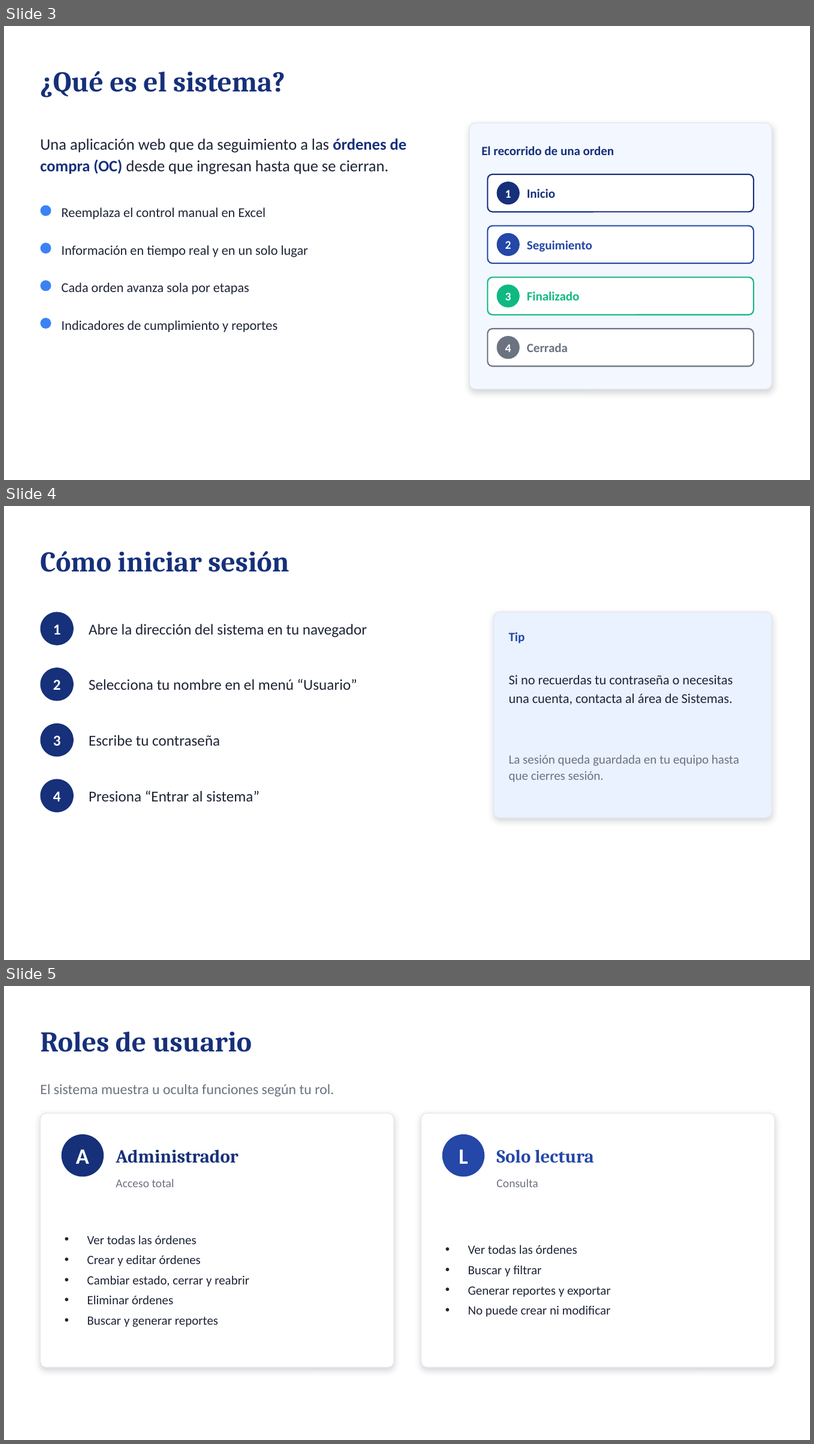
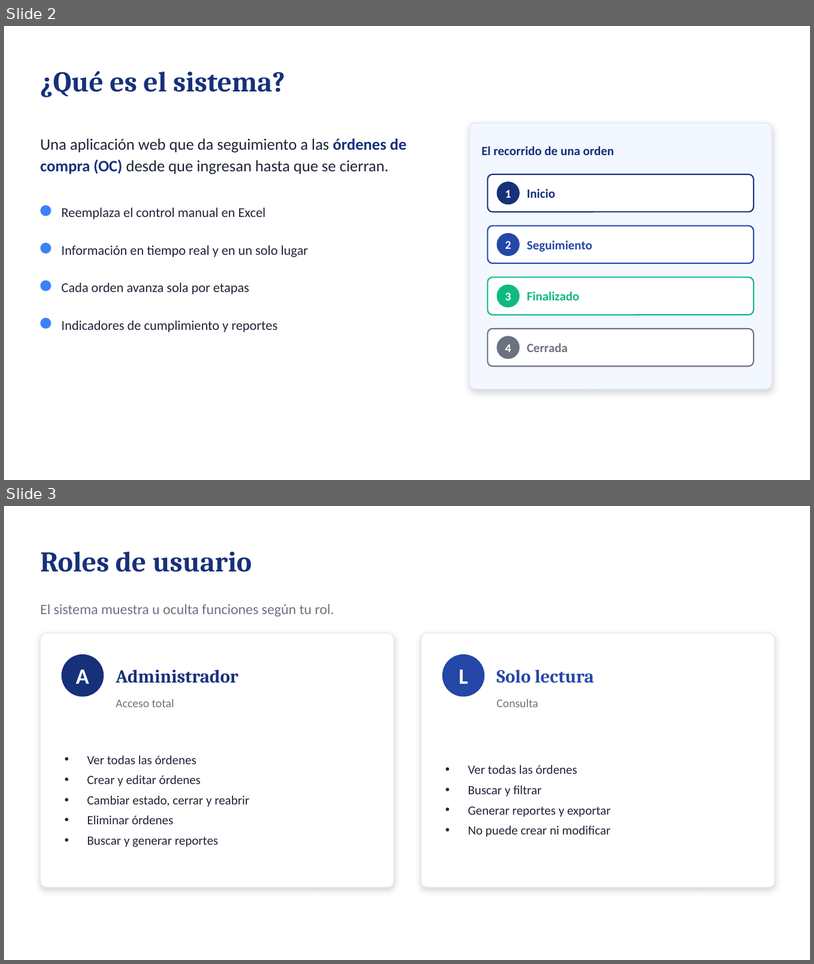
Before and after one commit to carlossbel/OC-Compras, a slide deck: Presentacion Capacitacion - BLOOBIT OC.pptx. Shown one above the other, each under a label of ours: slides 3, 4 and 5 before the commit, slides 2 and 3 after it. The pictures are 814x1444 and 814x964 pixels, drawn with LibreOffice and Linux fonts; fonts in the diff are those of the drawing. Boxes give left, top, right and bottom in pixels: in the first picture for what was removed or moved away, otherwise in the second. Text is boxed around its words. In the diff, an @@ line names an element or a change of style, - is before the commit and + after.

```diff
--- a/Presentacion Capacitacion - BLOOBIT OC.pptx
+++ b/Presentacion Capacitacion - BLOOBIT OC.pptx
@@ slide 4 removed at (4, 506, 810, 960), background #FFFFFF @@
@@ text removed at (40, 551, 289, 572) @@
-Cómo iniciar sesión
@@ ellipse removed at (40, 612, 74, 645) @@
@@ rounded rectangle removed at (494, 612, 772, 817) @@
@@ text removed at (53, 624, 61, 634) @@
-1
@@ text removed at (89, 624, 367, 637) @@
-Abre la dirección del sistema en tu navegador
@@ text removed at (509, 632, 525, 643) @@
-Tip
@@ ellipse removed at (40, 667, 74, 701) @@
@@ text removed at (53, 679, 61, 690) @@
-2
@@ text removed at (89, 679, 357, 690) @@
-Selecciona tu nombre en el menú “Usuario”
@@ text removed at (509, 675, 733, 705) @@
-Si no recuerdas tu contraseña o necesitas una cuenta, contacta al área de Sistemas.
@@ ellipse removed at (40, 723, 74, 756) @@
@@ text removed at (53, 735, 61, 745) @@
-3
@@ text removed at (89, 735, 220, 745) @@
-Escribe tu contraseña
@@ text removed at (509, 754, 740, 782) @@
-La sesión queda guardada en tu equipo hasta que cierres sesión.
@@ ellipse removed at (40, 779, 74, 812) @@
@@ text removed at (53, 791, 61, 801) @@
-4
@@ text removed at (89, 790, 260, 801) @@
-Presiona “Entrar al sistema”
@@ what was slide 3 is now slide 2 @@
@@ what was slide 5 is now slide 3 @@
```
Also in this commit, not shown: 1 slide changed, 4 other slides removed, 2 other files.
